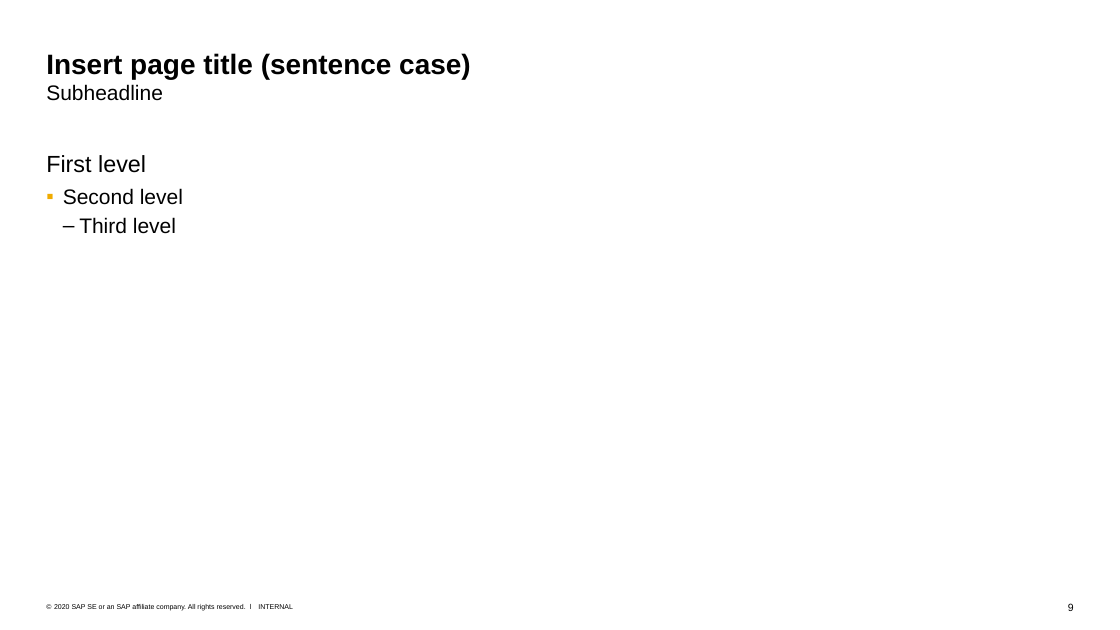
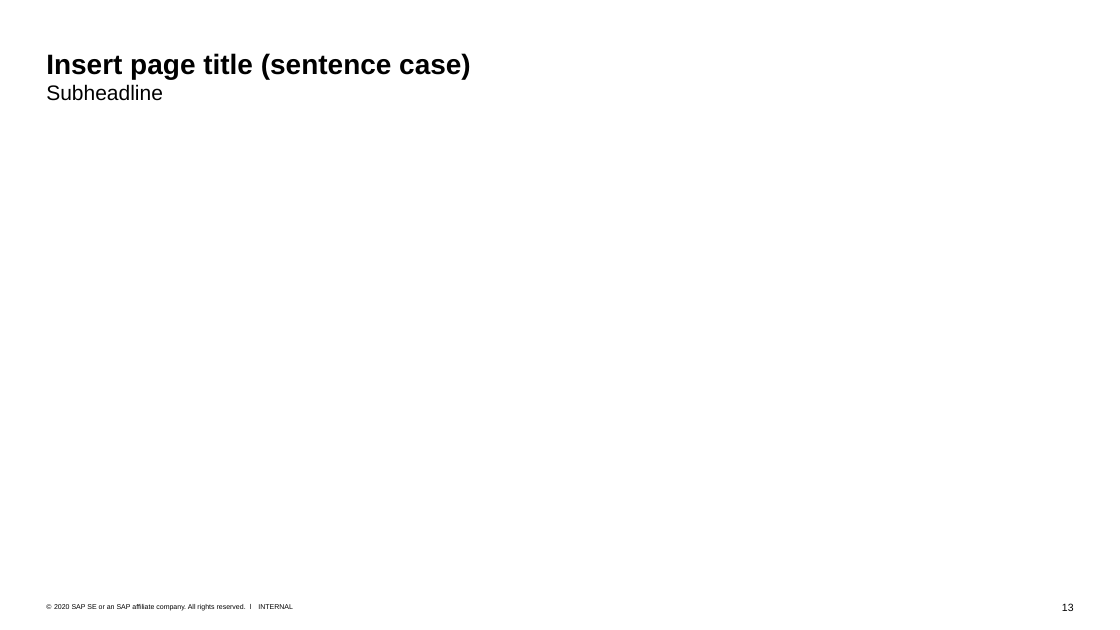
Before and after one commit to Voidkai/Survey_on_NoSQL, a slide deck: slide 13 of NoSQL/The_Survey_On_Neo4j.pptx (slide 9 before the commit). Drawn at 1120x630 pixels with LibreOffice and Linux fonts; fonts in the diff are those of the drawing. Boxes give left, top, right and bottom in pixels: in the first picture for what was removed or moved away, otherwise in the second. Text is boxed around its words. In the diff, an @@ line names an element or a change of style, - is before the commit and + after.

```diff
--- a/NoSQL/The_Survey_On_Neo4j.pptx
+++ b/NoSQL/The_Survey_On_Neo4j.pptx
@@ text removed at box(46, 155, 183, 234) @@
-First level
-  ▪ Second level
-    – Third level
@@ page number at box(1062, 603, 1074, 611): text changed @@
-9
+13
```
Also in this commit, not shown: 1 other slide changed, 3 slides added.
